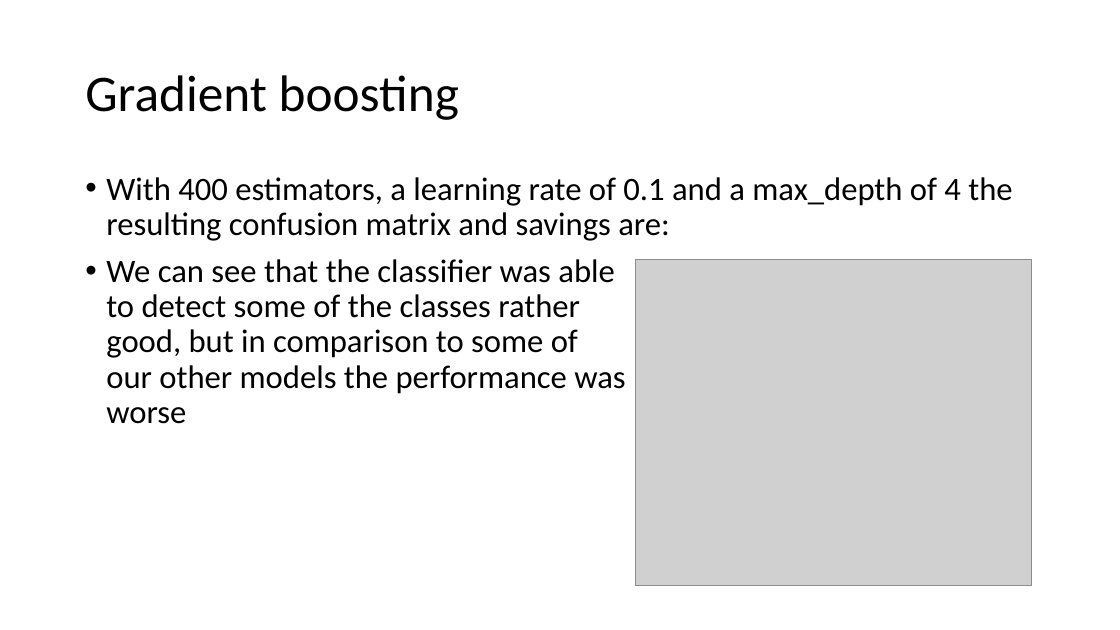
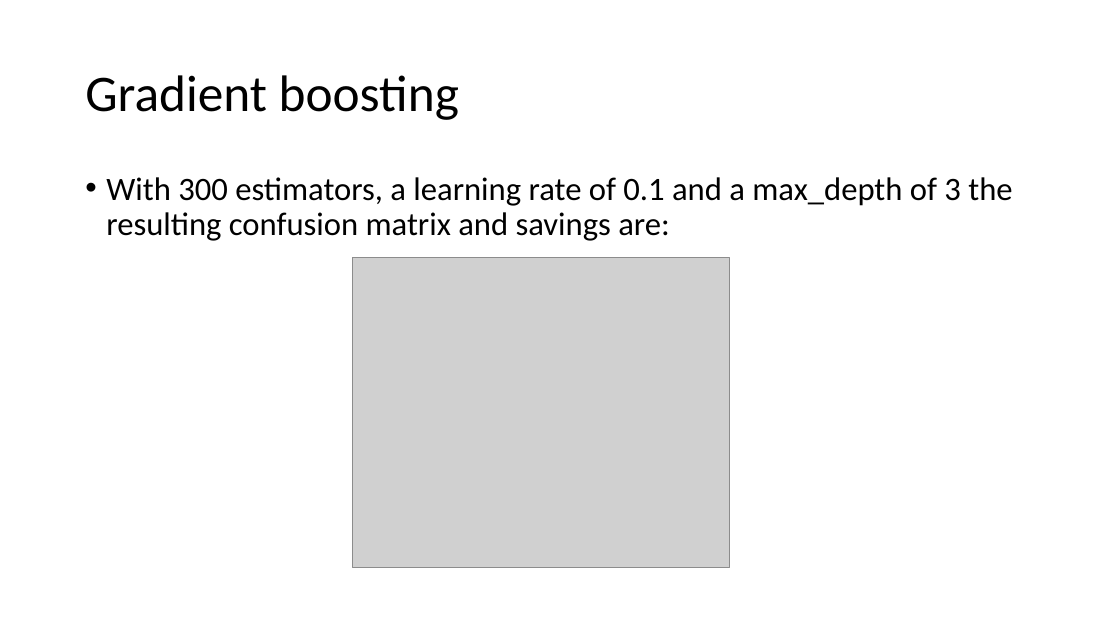
Before and after one commit to sandroassek/SS23_UE_MLPC, a slide deck: slide 10 of Challenge Presentation.pptx. Drawn at 1120x630 pixels with LibreOffice and Linux fonts; fonts in the diff are those of the drawing; grey boxes stand for pictures. Boxes give left, top, right and bottom in pixels: in the first picture for what was removed or moved away, otherwise in the second. Text is boxed around its words. In the diff, an @@ line names an element or a change of style, - is before the commit and + after.

```diff
--- a/Challenge Presentation.pptx
+++ b/Challenge Presentation.pptx
@@ text at [106, 177, 1012, 241]: text changed @@
-• With 400 estimators, a learning rate of 0.1 and a max_depth of 4 the resulting confusion matrix and savings are:
-• We can see that the classifier was able
-  to detect some of the classes rather
-  good, but in comparison to some of
-  our other models the performance was
-  worse
+• With 300 estimators, a learning rate of 0.1 and a max_depth of 3 the resulting confusion matrix and savings are:
@@ picture added at [352, 257, 729, 567] @@
@@ picture removed at [635, 260, 1032, 586] @@
```
Also in this commit, not shown: 2 other slides changed.
